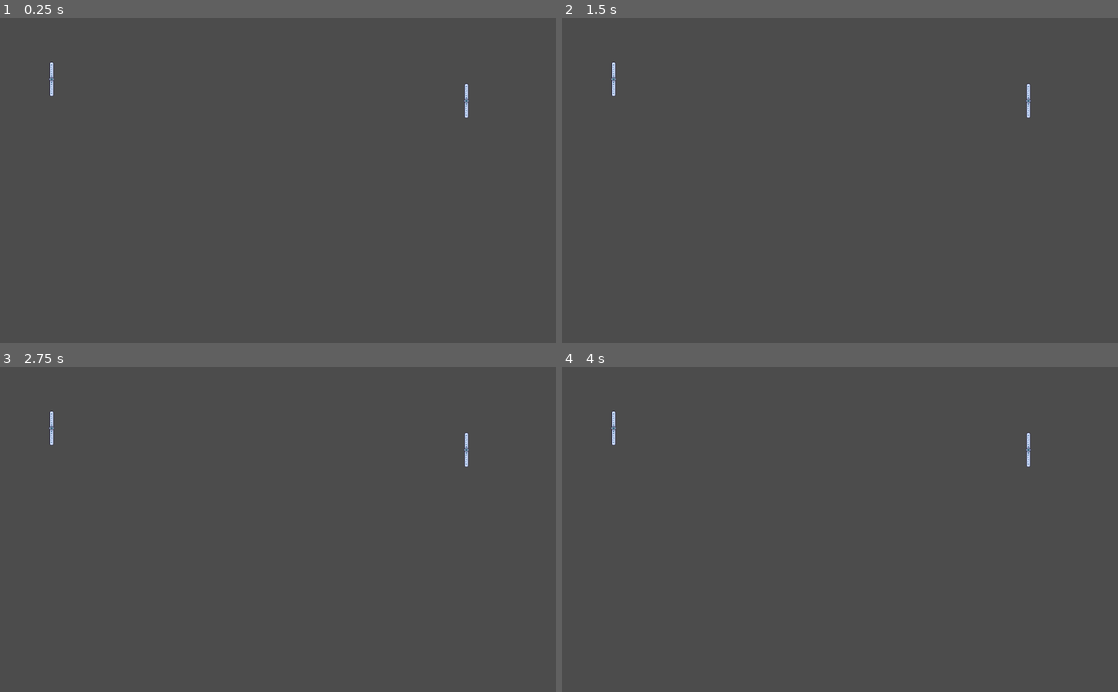
Above: before the commit, frames 1-4 (two rows, left to right).
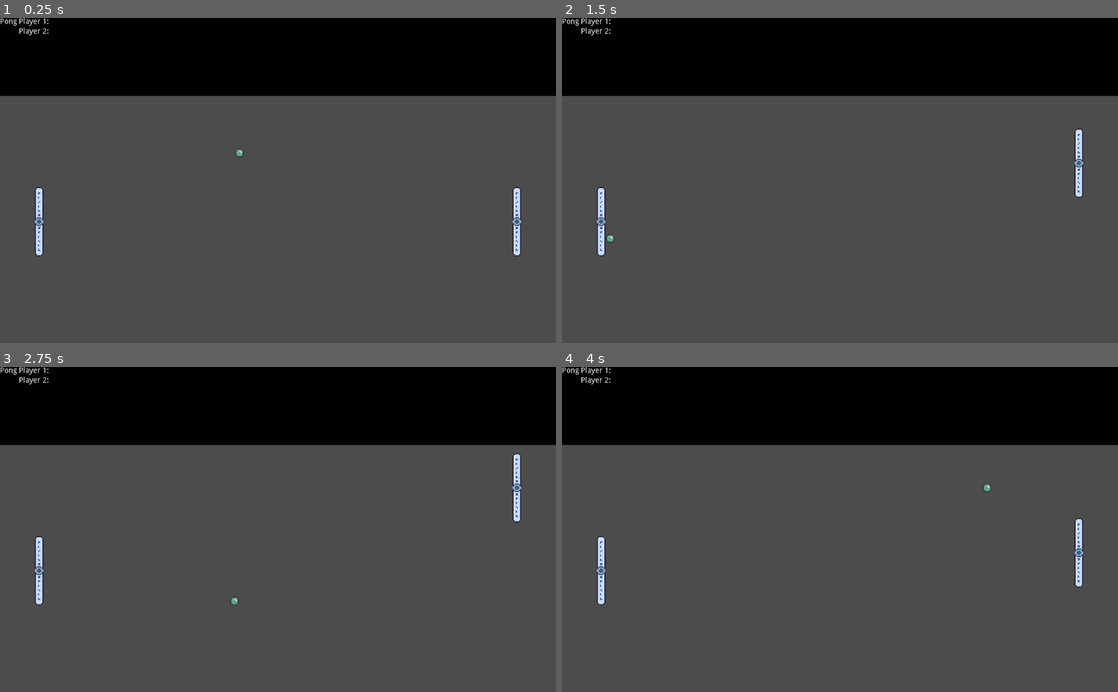
Above: after the commit, the same moments.

Repository: diego-ruiz/godot-pong
Game: Godot game, scene res://Game.tscn
The game is run twice, just before and just after one commit, with the same random seed, the same clock (stepped at 60 frames per second) and the same inputs.
Inputs:
- Up to frame 1 (0.25 s): no input
- Up to frame 2 (1.5 s): tap Enter at 0.5 s; hold Up (ui_up) 0.53-1.28 s; hold Down (ui_down) from 1.28 s (still down)
- Up to frame 3 (2.75 s): release Down (ui_down) at 2.03 s; hold Up (ui_up) from 2.03 s (still down)
- Up to frame 4 (4 s): tap Space at 3.5 s; release Up (ui_up) at 3.53 s; hold Down (ui_down) from 3.53 s (still down)

The runs differ from the first frame. In frame 1, 25% of the frame differs, in the area x 0-100%, y 0-74%; in frame 2, 25%; in frame 3, 25%; in frame 4, 25%.

Commit message:
pong

Diff:
--- /dev/null
+++ b/Ball.gd
@@ -0,0 +1,33 @@
+extends KinematicBody2D
+
+var velocity = Vector2()
+onready var SPEED = 400
+onready var paddle_width = 8
+onready var ball_width = 8
+func _ready():
+	velocity.y -= 1
+	velocity.x -= 1
+	velocity = velocity.normalized() * SPEED
+
+func _physics_process(delta):
+	var collision = move_and_collide(velocity * delta)
+	if collision:
+		#print("I collided with ", collision.collider.name)
+		if collision.collider.name == "boundaries":
+			velocity.y *= -1
+		elif collision.collider.name == "Paddle":
+			if position.x - ball_width > collision.collider.position.x + paddle_width:
+				velocity.x *= -1
+			else:
+				velocity.y *= -1
+		elif collision.collider.name == "Paddle2":
+			if position.x + ball_width < collision.collider.position.x - paddle_width:
+				velocity.x *= -1
+			else:
+				velocity.y *= -1
+		elif collision.collider.name == "p1goal":
+			position.x = 512
+			position.y = 320
+		elif collision.collider.name == "p2goal":
+			position.x = 512
+			position.y = 320
--- a/Ball.tscn
+++ b/Ball.tscn
@@ -1,11 +1,14 @@
-[gd_scene load_steps=3 format=2]
+[gd_scene load_steps=4 format=2]
 
 [ext_resource path="res://marble.png" type="Texture" id=1]
+[ext_resource path="res://Ball.gd" type="Script" id=2]
 
 [sub_resource type="CircleShape2D" id=1]
 radius = 4.0
 
-[node name="Ball" type="Node2D"]
+[node name="Ball" type="KinematicBody2D"]
+scale = Vector2( 2, 2 )
+script = ExtResource( 2 )
 
 [node name="Sprite" type="Sprite" parent="."]
 texture = ExtResource( 1 )
--- /dev/null
+++ b/Game.gd
@@ -0,0 +1 @@
+extends Node
--- a/Game.tscn
+++ b/Game.tscn
@@ -1,11 +1,87 @@
-[gd_scene load_steps=2 format=2]
+[gd_scene load_steps=5 format=2]
 
 [ext_resource path="res://Paddle.tscn" type="PackedScene" id=1]
+[ext_resource path="res://Ball.tscn" type="PackedScene" id=2]
+
+[sub_resource type="RectangleShape2D" id=1]
+extents = Vector2( 736, 8 )
+
+[sub_resource type="RectangleShape2D" id=2]
+extents = Vector2( 8, 360 )
 
 [node name="Game" type="Node2D"]
 
-[node name="Paddle2" parent="." instance=ExtResource( 1 )]
-position = Vector2( 859, 153 )
+[node name="GUI" type="MarginContainer" parent="."]
+margin_right = 1024.0
+margin_bottom = 144.0
+__meta__ = {
+"_edit_use_anchors_": false
+}
+
+[node name="ColorRect" type="ColorRect" parent="GUI"]
+margin_right = 1024.0
+margin_bottom = 144.0
+color = Color( 0, 0, 0, 1 )
+
+[node name="HBoxContainer" type="HBoxContainer" parent="GUI"]
+margin_right = 1024.0
+margin_bottom = 144.0
+
+[node name="Title" type="VBoxContainer" parent="GUI/HBoxContainer"]
+margin_right = 31.0
+margin_bottom = 144.0
+
+[node name="Label" type="Label" parent="GUI/HBoxContainer/Title"]
+margin_right = 31.0
+margin_bottom = 14.0
+custom_colors/font_color = Color( 1, 1, 1, 1 )
+text = "Pong"
+
+[node name="PlayerData" type="VBoxContainer" parent="GUI/HBoxContainer"]
+margin_left = 35.0
+margin_right = 94.0
+margin_bottom = 144.0
+
+[node name="P1" type="Label" parent="GUI/HBoxContainer/PlayerData"]
+margin_right = 59.0
+margin_bottom = 14.0
+text = "Player 1: "
+
+[node name="P2" type="Label" parent="GUI/HBoxContainer/PlayerData"]
+margin_top = 18.0
+margin_right = 59.0
+margin_bottom = 32.0
+text = "Player 2: "
 
 [node name="Paddle" parent="." instance=ExtResource( 1 )]
-position = Vector2( 95, 113 )
+position = Vector2( 72, 376 )
+UP_EVENT = "ui_w"
+DOWN_EVENT = "ui_s"
+
+[node name="Paddle2" parent="." instance=ExtResource( 1 )]
+position = Vector2( 952, 376 )
+
+[node name="boundaries" type="StaticBody2D" parent="."]
+
+[node name="upper" type="CollisionShape2D" parent="boundaries"]
+position = Vector2( 376, 136 )
+shape = SubResource( 1 )
+
+[node name="lower" type="CollisionShape2D" parent="boundaries"]
+position = Vector2( 432, 608 )
+shape = SubResource( 1 )
+
+[node name="Ball" parent="." instance=ExtResource( 2 )]
+position = Vector2( 512, 320 )
+
+[node name="p1goal" type="StaticBody2D" parent="."]
+
+[node name="CollisionShape2D" type="CollisionShape2D" parent="p1goal"]
+position = Vector2( 0, 320 )
+shape = SubResource( 2 )
+
+[node name="p2goal" type="StaticBody2D" parent="."]
+
+[node name="CollisionShape2D" type="CollisionShape2D" parent="p2goal"]
+position = Vector2( 1024, 320 )
+shape = SubResource( 2 )
--- a/Paddle.gd
+++ b/Paddle.gd
@@ -1,22 +1,18 @@
 extends KinematicBody2D
 
 
-# Declare member variables here. Examples:
-# var a = 2
-# var b = "text"
 export (String) var UP_EVENT = "ui_up"
 export (String) var DOWN_EVENT = "ui_down"
-onready var SPEED = 10
+onready var SPEED = 300
+var velocity = Vector2()
 
-
-# Called when the node enters the scene tree for the first time.
-func _ready():
-	pass # Replace with function body.
-
-
-# Called every frame. 'delta' is the elapsed time since the previous frame.
-func _process(delta):
+func get_input():
+	velocity = Vector2()
 	if Input.is_action_pressed(UP_EVENT):
-		position.y += SPEED
+		velocity.y -= 1
 	if Input.is_action_pressed(DOWN_EVENT):
-		position.y -= SPEED
+		velocity.y += 1
+	velocity = velocity.normalized() * SPEED
+func _physics_process(delta):
+	get_input()
+	move_and_collide(velocity * delta)
--- a/Paddle.tscn
+++ b/Paddle.tscn
@@ -1,11 +1,14 @@
-[gd_scene load_steps=3 format=2]
+[gd_scene load_steps=4 format=2]
 
 [ext_resource path="res://paddle.png" type="Texture" id=1]
+[ext_resource path="res://Paddle.gd" type="Script" id=2]
 
 [sub_resource type="RectangleShape2D" id=1]
 extents = Vector2( 4, 32 )
 
 [node name="Paddle" type="KinematicBody2D"]
+scale = Vector2( 2, 2 )
+script = ExtResource( 2 )
 
 [node name="Sprite" type="Sprite" parent="."]
 texture = ExtResource( 1 )
--- a/project.godot
+++ b/project.godot
@@ -19,6 +19,25 @@
 run/main_scene="res://Game.tscn"
 config/icon="res://icon.png"
 
+[input]
+
+ui_down={
+"deadzone": 0.5,
+"events": [ Object(InputEventKey,"resource_local_to_scene":false,"resource_name":"","device":0,"alt":false,"shift":false,"control":false,"meta":false,"command":false,"pressed":false,"scancode":16777234,"unicode":0,"echo":false,"script":null)
+, Object(InputEventJoypadButton,"resource_local_to_scene":false,"resource_name":"","device":0,"button_index":13,"pressure":0.0,"pressed":false,"script":null)
+ ]
+}
+ui_w={
+"deadzone": 0.5,
+"events": [ Object(InputEventKey,"resource_local_to_scene":false,"resource_name":"","device":0,"alt":false,"shift":false,"control":false,"meta":false,"command":false,"pressed":false,"scancode":87,"unicode":0,"echo":false,"script":null)
+ ]
+}
+ui_s={
+"deadzone": 0.5,
+"events": [ Object(InputEventKey,"resource_local_to_scene":false,"resource_name":"","device":0,"alt":false,"shift":false,"control":false,"meta":false,"command":false,"pressed":false,"scancode":83,"unicode":0,"echo":false,"script":null)
+ ]
+}
+
 [rendering]
 
 environment/default_environment="res://default_env.tres"
